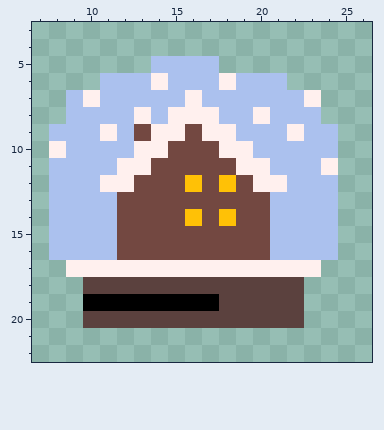
One commit to this pixel-art sprite: packages/nouns-img-permutator/assets/layer-3/head-snowglobe.png. The first picture shows the starting point.
The file is 32x32 pixels. Shown: x 7..26, y 3..22.
And afterwards:
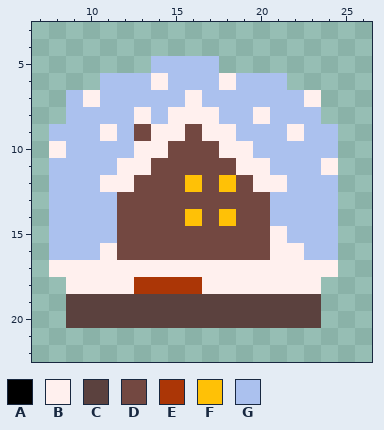
Palette (. is transparent): A #000000  B #fff0ee  C #5b413e  D #734841  E #ab3606  F #ffc106  G #abc1ee
Diff:
y 15: x 21 G -> B
y 16: x 11 G -> B; x 21..22 GG -> BB
y 17: x 8 . -> B; x 24 . -> B
y 18: x 9..23 .CCCCCCCCCCCCC. -> BBBBEEEEBBBBBBB
y 19: x 9..17 .AAAAAAAA -> CCCCCCCCC; x 23 . -> C
y 20: x 9 . -> C; x 23 . -> C
Changed places in both pictures, as pixel boxes (x1, y1, x2, y2):
changed: (49, 226, 338, 328)
